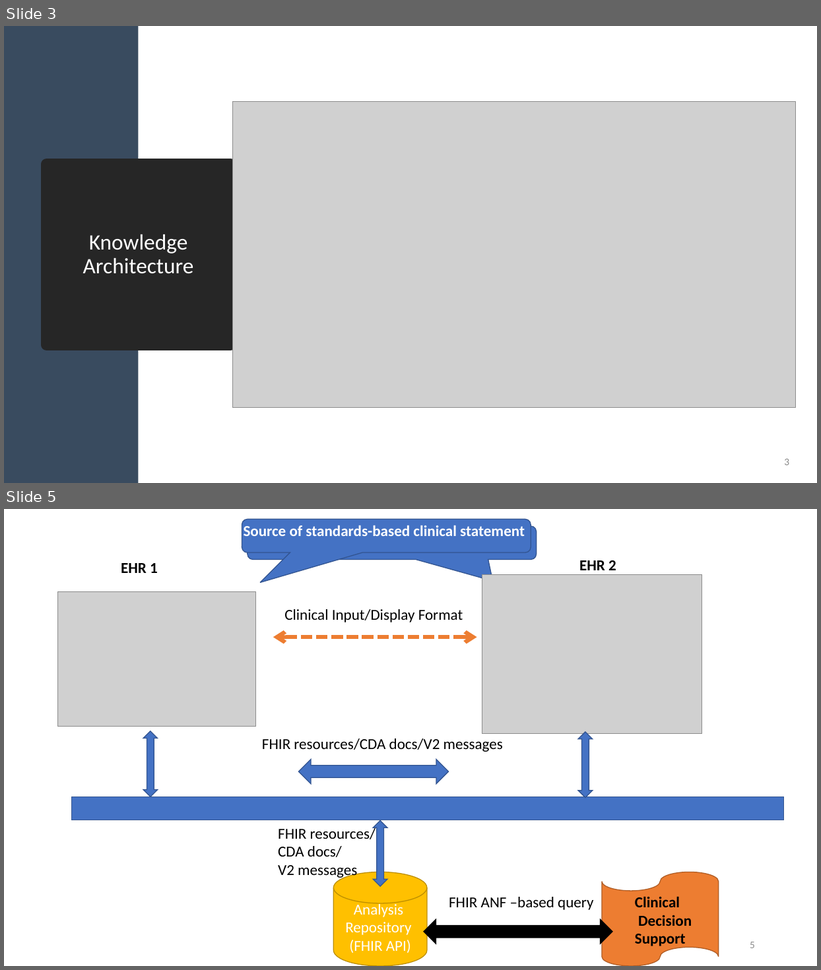
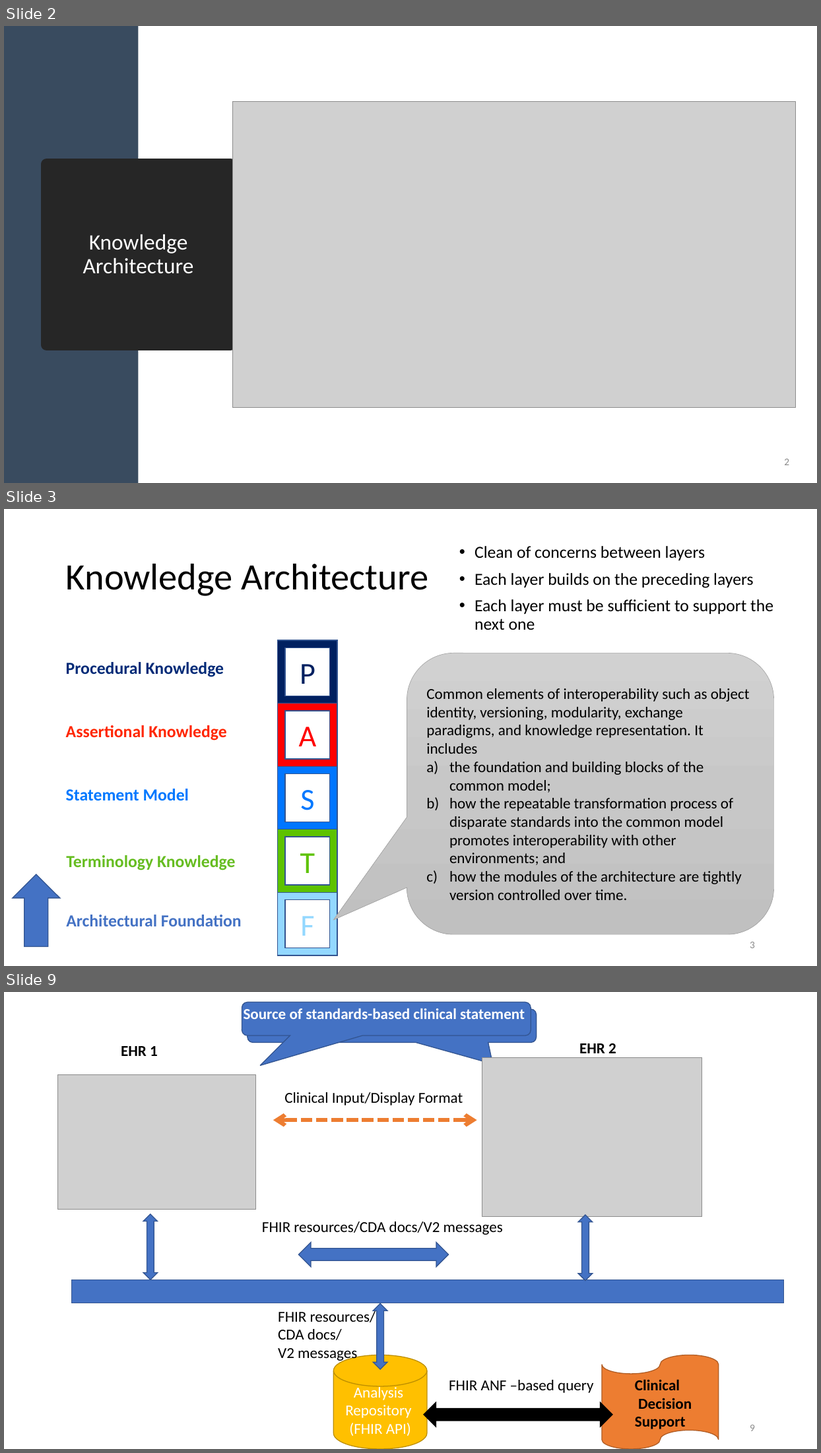
Before and after one commit to HL7/ANF, a slide deck: src/main/uml/doc/ANF Reference Model.pptx. Shown one above the other, each under a label of ours: slides 3 and 5 before the commit, slides 2, 3 and 9 after it; the slides between them are not shown. The pictures are 821x970 and 821x1453 pixels, drawn with LibreOffice and Linux fonts; fonts in the diff are those of the drawing; grey boxes stand for pictures. Boxes give left, top, right and bottom in pixels: in the first picture for what was removed or moved away, otherwise in the second. Text is boxed around its words. In the diff, an @@ line names an element or a change of style, - is before the commit and + after.

Commit message:
Updated foundational model

```diff
--- a/src/main/uml/doc/ANF Reference Model.pptx
+++ b/src/main/uml/doc/ANF Reference Model.pptx
@@ slide 3 added at [4, 509, 817, 966], background #FFFFFF @@
@@ text added at [475, 546, 774, 630], 20 pt, text #000000 @@
+• Clean of concerns between layers
+• Each layer builds on the preceding layers
+• Each layer must be sufficient to support the next one
@@ title added at [66, 563, 429, 596], 44 pt, text #000000 @@
+Knowledge Architecture
@@ group added at [66, 641, 338, 956]: 5 frames, 5 texts @@
+P
+A
+S
+T
+F
+Terminology Knowledge
+Architectural Foundation
+Statement Model
+Assertional Knowledge
+Procedural Knowledge
@@ rounded speech box added at [407, 653, 774, 935], fill gradient #D2D2D2 to #C8C8C8 to #C0C0C0, outline #A5A5A5 0.5 pt, 18 pt, text #000000 @@
+Common elements of interoperability such as object identity, versioning, modularity, exchange paradigms, and knowledge representation. It includes
+a) the foundation and building blocks of the common model;
+b) how the repeatable transformation process of disparate standards into the common model promotes interoperability with other environments; and
+c) how the modules of the architecture are tightly version controlled over time.
@@ up arrow added at [13, 875, 60, 948], fill #4472C4, outline #325491 1 pt @@
@@ page number added at [750, 942, 755, 949], 12 pt, text #8C8C8C @@
+3
@@ what was slide 3 is now slide 2 @@
@@ page number at [784, 459, 789, 466]: text changed @@
-3
+2
@@ what was slide 5 is now slide 9 @@
@@ page number at [750, 1425, 755, 1432]: text changed @@
-5
+9
```
Also in this commit, not shown: 6 other slides added, 8 slides removed, 1 other file.
